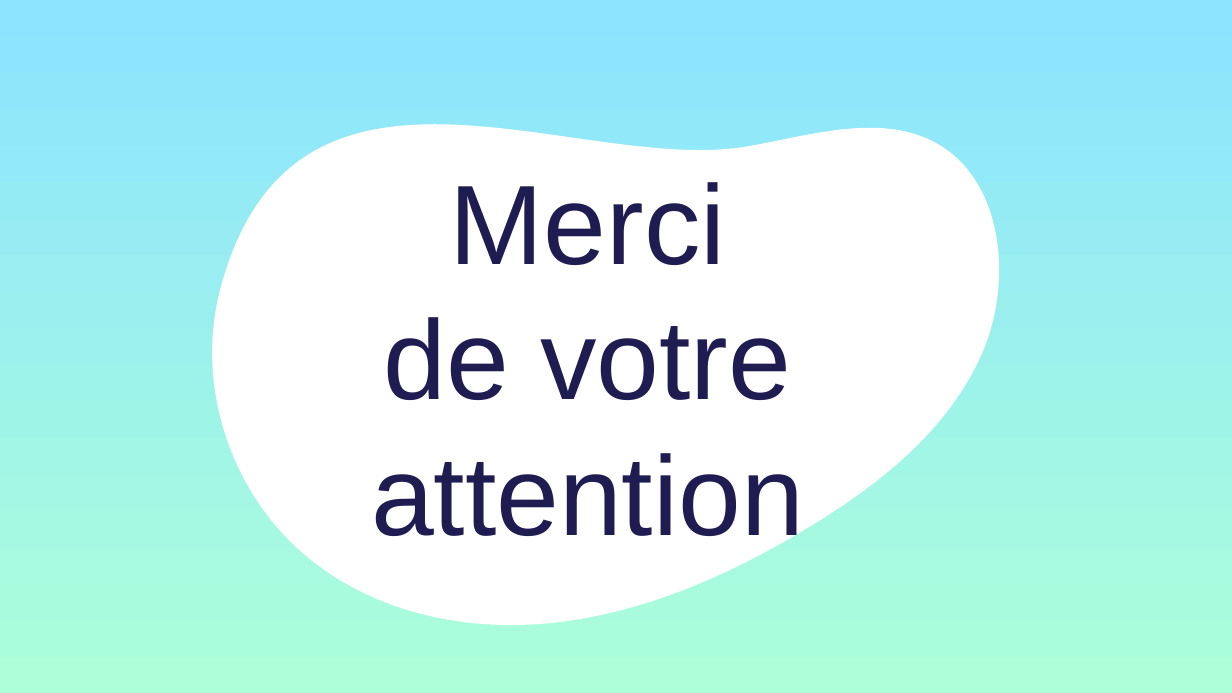
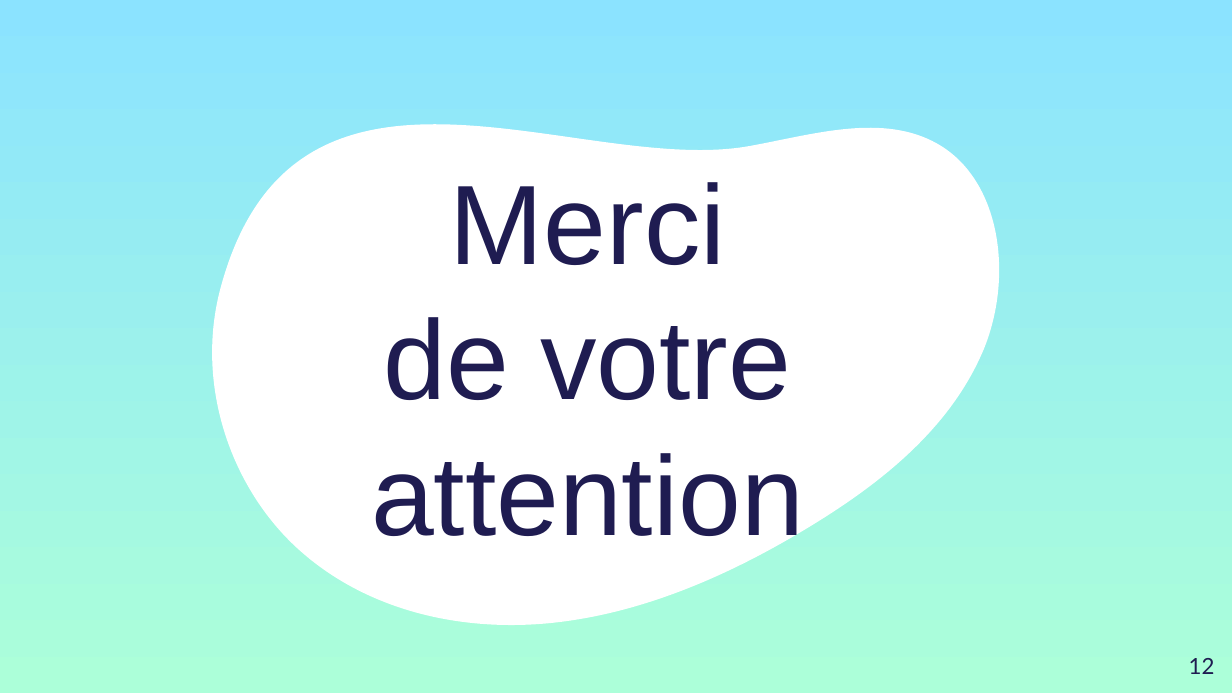
Before and after one commit to amadouth6/Crypto_project, a slide deck: slide 12 of Présentation.pptx. Drawn at 1232x693 pixels with LibreOffice and Linux fonts; fonts in the diff are those of the drawing. Boxes give left, top, right and bottom in pixels: in the first picture for what was removed or moved away, otherwise in the second. Text is boxed around its words. In the diff, an @@ line names an element or a change of style, - is before the commit and + after.

```diff
--- a/Présentation.pptx
+++ b/Présentation.pptx
@@ page number added at (1189,658,1215,674), 13 pt, text #1F1C51 @@
+12
```
Also in this commit, not shown: 11 other slides changed, 3 other files.
